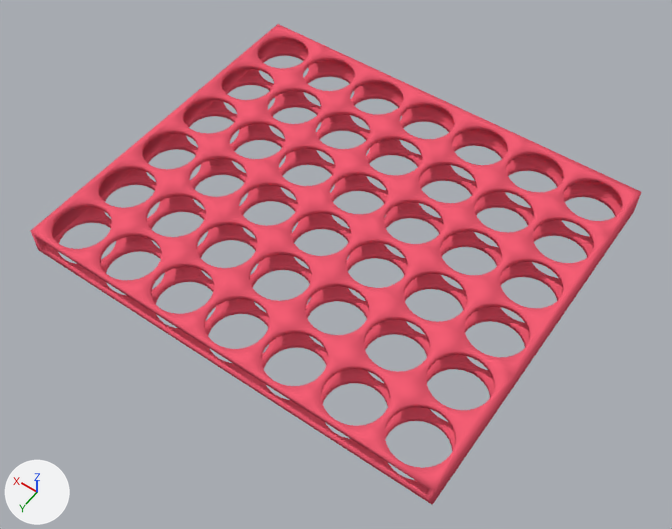
The Blender file blender/court.blend, before and after one commit.
Both versions are drawn from a 50 mm lens placed at (-7.58, 15.06, 15.35), pointed at (-0.33, 4.92, -0.58). Every picture has the same lights, and +X, +Y and +Z are marked at lower left.

The scene before the commit, as lines of its bpy script (objects in view):
```python
me_obj_0 = bpy.data.meshes.new('obj_0')
me_obj_0.from_pydata(...)  # 5480 vertices, 11292 faces; spans x -39.1..38.9, y -2.5..2.5, z -33.5..33.5
me_obj_0.polygons.foreach_set('use_smooth', [True] * 11292)
me_obj_0.materials.append(mat_color_15277357)  # red #f55f75
ob_obj_0 = bpy.data.objects.new('obj_0', me_obj_0)
ob_obj_0.location = (0.0, 4.25, 0.0)
ob_obj_0.rotation_euler = (1.571, 0.0, 3.142)  # degrees (90, 0, 180)
ob_obj_0.scale = (0.128, 0.13, 0.127)
```
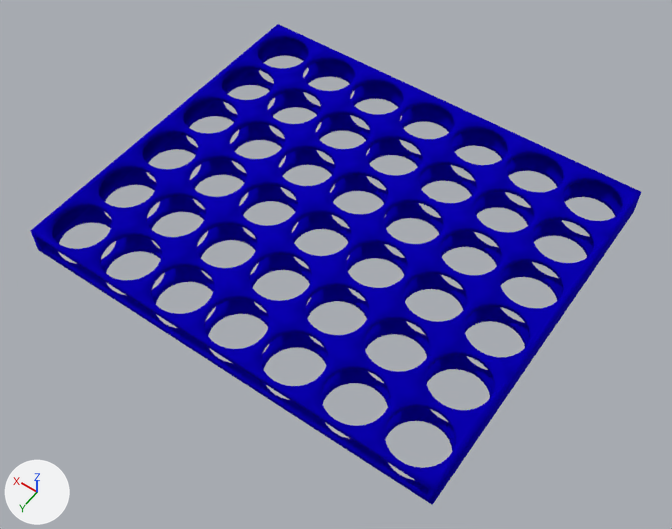
The newer file is also turned or shifted as a whole; pictures and numbers use the older file's frame.

Where the change shows, as pixel boxes [x1, y1, x2, y2] in the pictures (672 x 529 px):
'obj_0', recoloured (red to blue)
    both: [31, 24, 641, 505]

The change, as a diff of the scene's bpy script:
```diff
--- a/blender/court.blend.py
+++ b/blender/court.blend.py
@@ img_court_png @@
+img_court_png = load_image('Court.png', '../textures/Court.png', 1024, 1024, 'sRGB')
@@ mat_untitled_color_15277357 @@
+mat_untitled_color_15277357 = principled_material('Untitled:color_15277357')
+mat_untitled_color_15277357.texture = img_court_png
+mat_untitled_color_15277357.metallic = 0.405
+mat_untitled_color_15277357.roughness = 1.0
+mat_untitled_color_15277357.specular_ior_level = 0.0
@@ me_obj_0 @@
 me_obj_0.from_pydata(...)  # 5480 vertices, 11292 faces; spans x -39.1..38.9, y -2.5..2.5, z -33.5..33.5
-me_obj_0.materials.append(mat_color_15277357)  # red #f55f75
+me_obj_0.materials.append(mat_untitled_color_15277357)  # picture img_court_png
```
